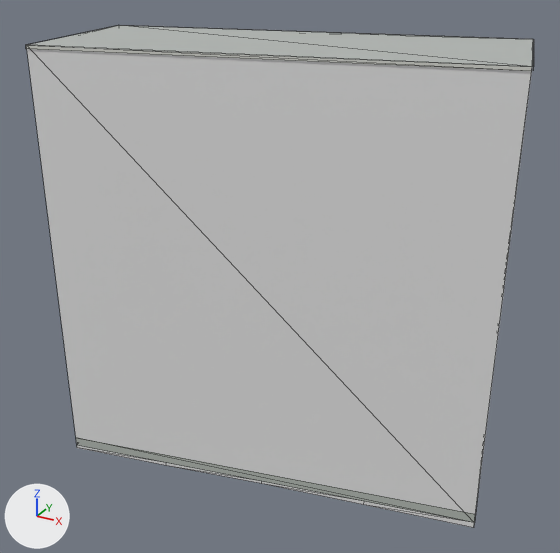
Before and after pictures for a commit that changed the glTF model public/models/buildings/osm-way-53921169.glb.
Both versions are drawn from a camera (50 mm lens) standing at (12.2, -22.7, 18.1) and looking at (-0.1, -0.3, 6.9). Lighting does not change. The marker at lower left points along +X, +Y and +Z. The first picture is the older version. Mesh edges are drawn as thin lines. Where no turn or scale is listed for an object, it has been applied to the vertices. Vertices at exactly the same position are counted once.

In view in the first picture: 'building foundation 53921169', 'reality 53921169 near reality aged pale plaster', 'reality 53921169 near reality concrete plinth', 'reality 53921169 near reality flat weathered roof', 'reality 53921169 near reality pale aluminum sill'.
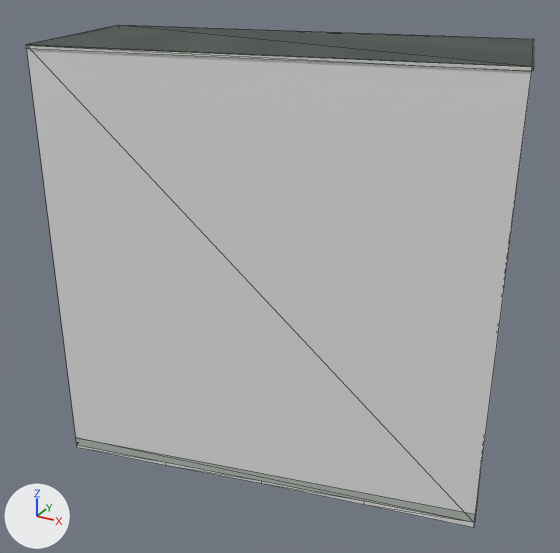
Location of each change, [x1, y1, x2, y2] in pixels of the pictures (560 x 553 px):
'reality 53921169 near reality flat weathered roof', surface changed (darker): [29, 25, 533, 67] in both
part 1 of me_reality_53921169_near_reality_pale_aluminum_sill, reshaped: [26, 25, 534, 71] in both

Edits to the bpy script that builds the scene:
```text
Add img_roof_color:
    img_roof_color = load_image('roof-color', 'textures/1de3d7bb6546b7423004abcc0fb627c4d0c6ad03316b21d76a93f9bf4f470ca6.png', 256, 256, 'sRGB')
Change mat_reality_flat_weathered_roof:
    remove mat_reality_flat_weathered_roof.base_color = (0.451, 0.475, 0.455)  # grey #b3b7b4
    add mat_reality_flat_weathered_roof.texture = img_roof_color
Change me_reality_53921169_near_reality_pale_aluminum_sill:
    used by ob_reality_53921169_near_reality_pale_aluminum_sill; location = (0.0, 0.0, 0.0)
    remove me_reality_53921169_near_reality_pale_aluminum_sill.from_pydata(...)  # 16 vertices, 8 faces; spans x -8.0..8.0, y -4.6..4.6, z 14.9..15.0
    add me_reality_53921169_near_reality_pale_aluminum_sill.from_pydata(...)  # 20 vertices, 16 faces; spans x -8.0..8.0, y -4.6..4.6, z 14.9..15.0
    me_reality_53921169_near_reality_pale_aluminum_sill part 1
    8 faces are deleted
    4 vertices are added at (6.7, 4.6, 15.0), (-6.7, -4.6, 15.0), (8.0, -1.4, 15.0), (-8.0, 1.4, 15.0)
    16 new faces join them
```
